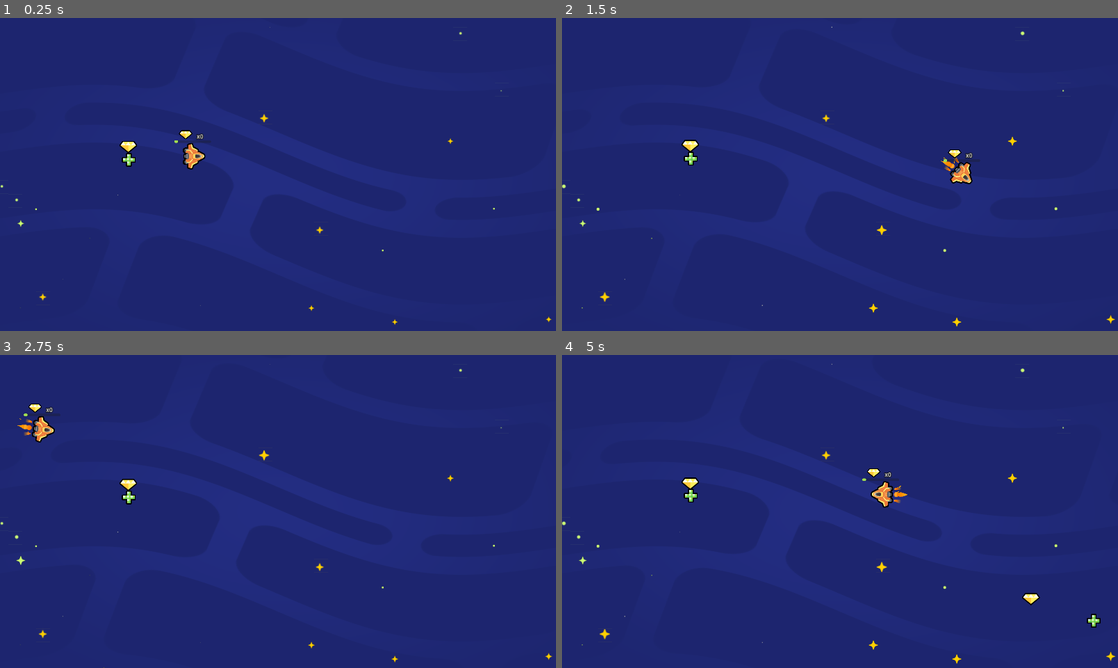
Above: before the commit, frames 1-4 (two rows, left to right).
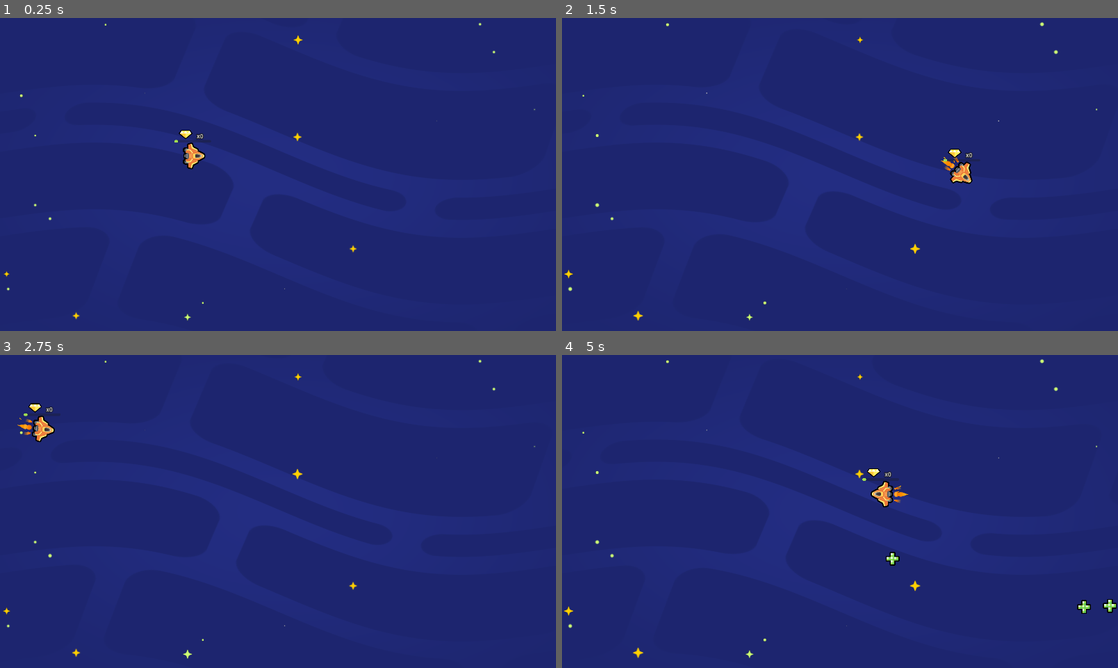
Above: after the commit, the same moments.

Repository: CWong1111/2d-GameDev-Course
Game: Godot game, scene res://lessons/space_level.tscn
Two runs of this game, one before a commit and one after it. Both use one fixed random seed, a clock stepped at 60 frames per second and the inputs below.
Inputs:
- Up to frame 1 (0.25 s): no input
- Up to frame 2 (1.5 s): hold D (move_right) 0.53-1.28 s; hold S (move_down) from 1.28 s (still down)
- Up to frame 3 (2.75 s): release S (move_down) at 2.03 s; hold D (move_right) from 2.03 s (still down)
- Up to frame 4 (5 s): release D (move_right) at 2.78 s; hold W (move_up) 2.78-3.53 s; hold A (move_left) from 3.53 s (still down)

The runs differ from the first frame. In frame 1, 0.5% of the frame differs, in the area x 0-100%, y 1-98%; in frame 2, 0.7%; in frame 3, 0.6%; in frame 4, 1.1%, in the area x 0-100%, y 1-99%.

Commit message:
updated version of M5

Diff:
--- a/05.loot_it_all_workbook/lessons/random_item_placer.tscn
+++ b/05.loot_it_all_workbook/lessons/random_item_placer.tscn
@@ -6,7 +6,5 @@
 script = ExtResource("1_fg5o0")
 
 [node name="Timer" type="Timer" parent="."]
+wait_time = 0.5
 autostart = true
-
-[node name="Camera2D" type="Camera2D" parent="."]
-position = Vector2(14, 0)
--- a/05.loot_it_all_workbook/lessons/space_level.tscn
+++ b/05.loot_it_all_workbook/lessons/space_level.tscn
@@ -1,9 +1,7 @@
-[gd_scene load_steps=6 format=3 uid="uid://btkjymc78ap8d"]
+[gd_scene load_steps=4 format=3 uid="uid://btkjymc78ap8d"]
 
 [ext_resource type="PackedScene" uid="uid://dmv50krf4bo5r" path="res://ship.tscn" id="2_2j1u5"]
 [ext_resource type="PackedScene" uid="uid://bxfevggvxo634" path="res://assets/background/space_background.tscn" id="3_e6xy1"]
-[ext_resource type="PackedScene" uid="uid://b5bs16rcjooe4" path="res://lessons/health_pack.tscn" id="3_nwo4x"]
-[ext_resource type="PackedScene" uid="uid://dnui63hdlyvyw" path="res://lessons/gem.tscn" id="4_01fa8"]
 [ext_resource type="PackedScene" uid="uid://cxklphsvj4i8q" path="res://lessons/random_item_placer.tscn" id="5_n74an"]
 
 [node name="Level" type="Node2D"]
@@ -14,10 +12,4 @@
 [node name="SpaceBackground" parent="." instance=ExtResource("3_e6xy1")]
 
 [node name="RandomItemPlacer" parent="." instance=ExtResource("5_n74an")]
-position = Vector2(946, 539)
-
-[node name="Gem" parent="." instance=ExtResource("4_01fa8")]
-position = Vector2(443, 443)
-
-[node name="HealthPark" parent="." instance=ExtResource("3_nwo4x")]
-position = Vector2(445, 487)
+position = Vector2(920, 534)
